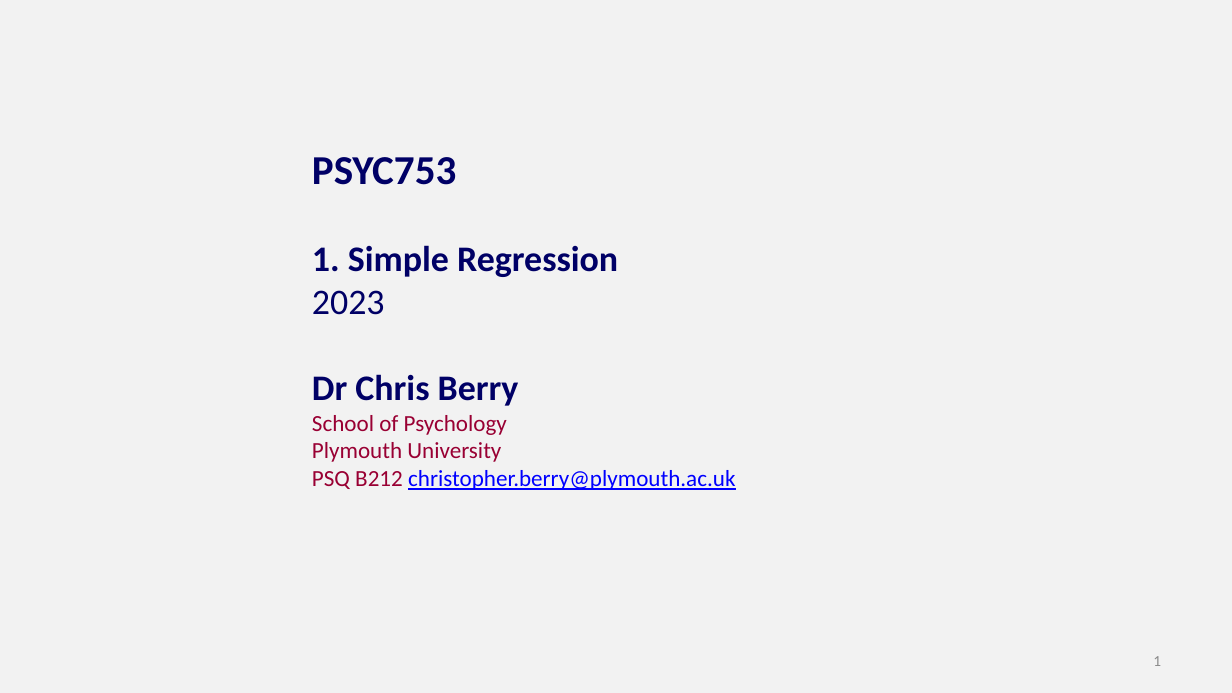
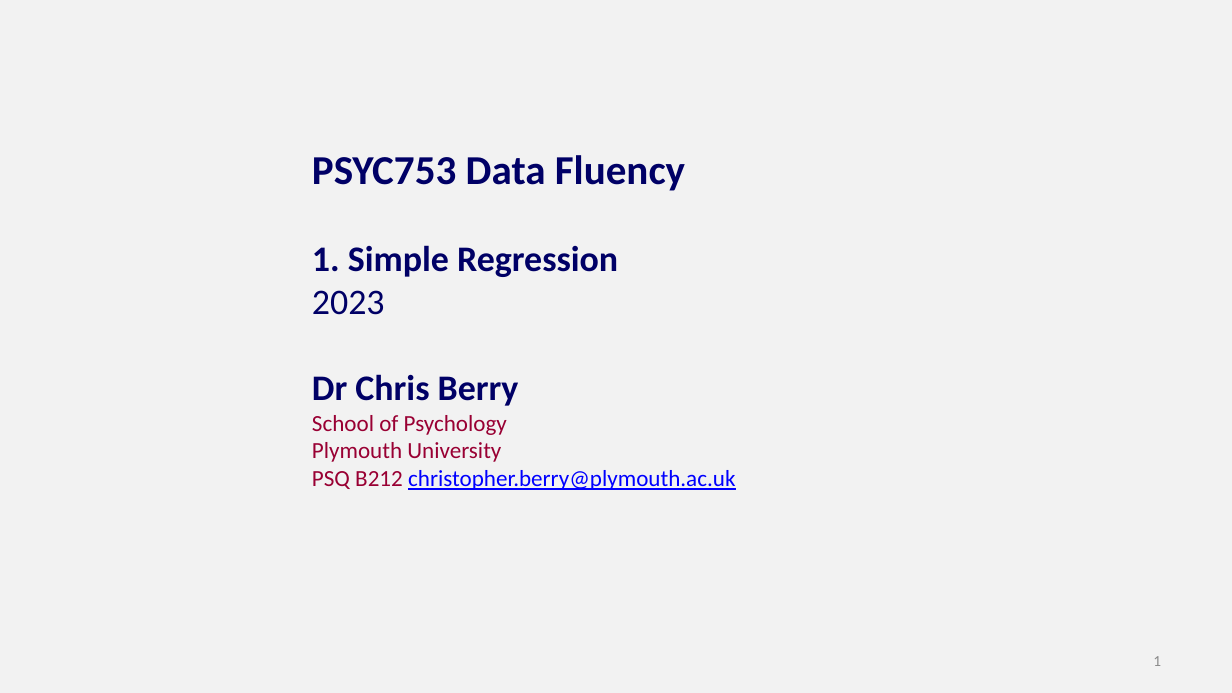
Before and after one commit to chrisjberry/datafluencyCB, a slide deck: slide 1 of docs/slides/PSYC753_L1_SimpleRegression.pptx. Drawn at 1232x693 pixels with LibreOffice and Linux fonts; fonts in the diff are those of the drawing. Boxes give left, top, right and bottom in pixels: in the first picture for what was removed or moved away, otherwise in the second. Text is boxed around its words. In the diff, an @@ line names an element or a change of style, - is before the commit and + after.

```diff
--- a/docs/slides/PSYC753_L1_SimpleRegression.pptx
+++ b/docs/slides/PSYC753_L1_SimpleRegression.pptx
@@ text at (312,155,685,191): text changed @@
-PSYC753
+PSYC753 Data Fluency
```
Also in this commit, not shown: 24 other slides changed, 3 slides added, 13 other files.
